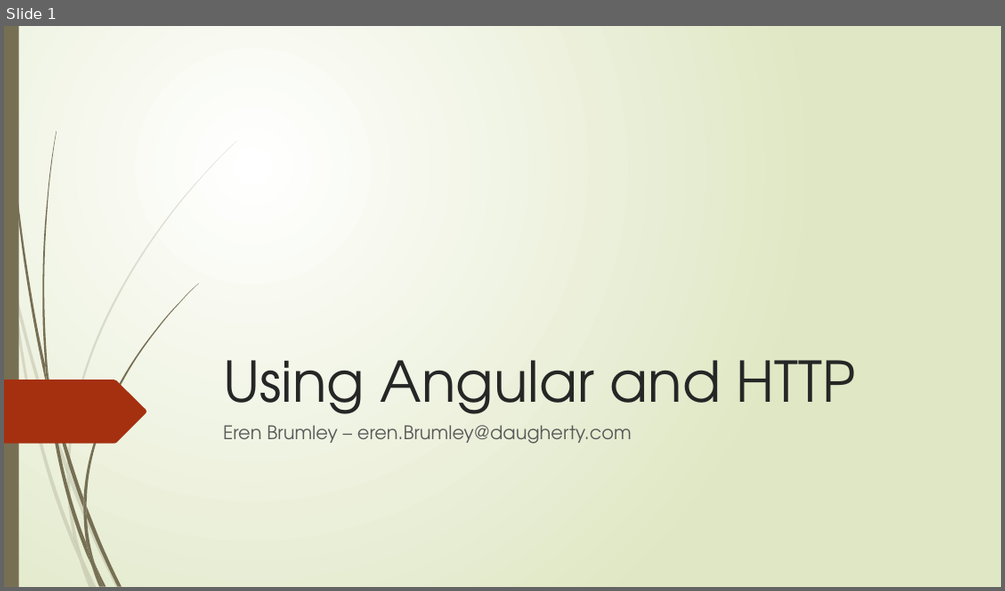
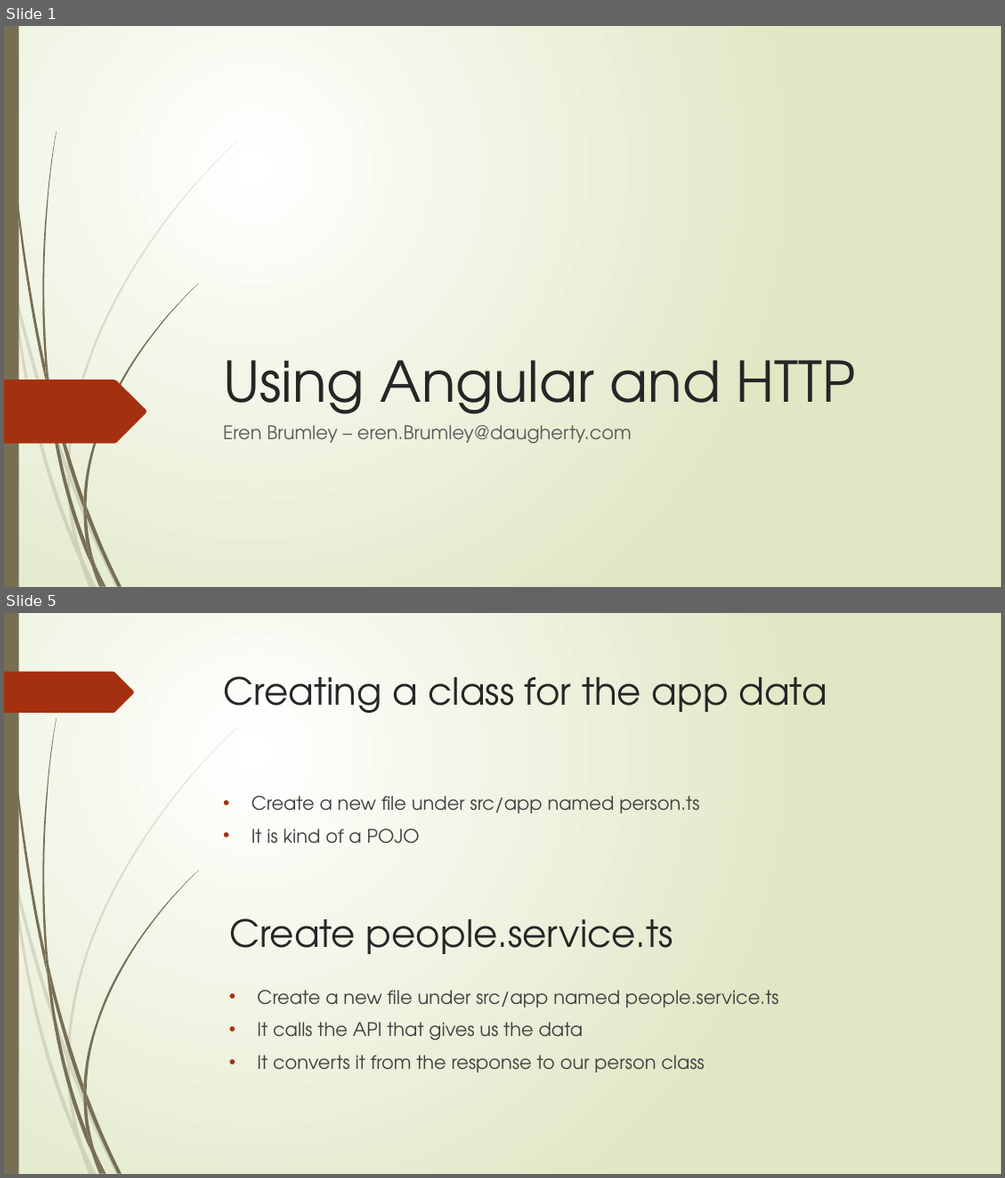
Before and after one commit to ebrumley-dbs/angular-pres, a slide deck: UsingAngularAndHTTP.pptx. Shown one above the other, each under a label of ours: slide 1 before the commit, slides 1 and 5 after it; the slides between them are not shown. The pictures are 1005x591 and 1005x1178 pixels, drawn with LibreOffice and Linux fonts; fonts in the diff are those of the drawing. Boxes give left, top, right and bottom in pixels: in the first picture for what was removed or moved away, otherwise in the second. Text is boxed around its words. In the diff, an @@ line names an element or a change of style, - is before the commit and + after.

```diff
--- a/UsingAngularAndHTTP.pptx
+++ b/UsingAngularAndHTTP.pptx
@@ slide 5 added at (4, 613, 1001, 1174), background gradient #FFFFFF to #DFE8C4; not listed: 23 template elements that a slide beside it also shows @@
@@ freeform shape added at (4, 672, 134, 713), fill #A53010 @@
@@ title added at (224, 676, 827, 713), 36 pt, text #262626 @@
+Creating a class for the app data
@@ text added at (251, 795, 699, 844), 18 pt, text #404040 @@
+• Create a new file under src/app named person.ts
+• It is kind of a POJO
@@ text added at (229, 918, 673, 954), 36 pt, text #262626 @@
+Create people.service.ts
@@ text added at (257, 989, 779, 1072), 18 pt, text #404040 @@
+• Create a new file under src/app named people.service.ts
+• It calls the API that gives us the data
+• It converts it from the response to our person class
```
Also in this commit, not shown: 9 other slides added, 1 other file.
